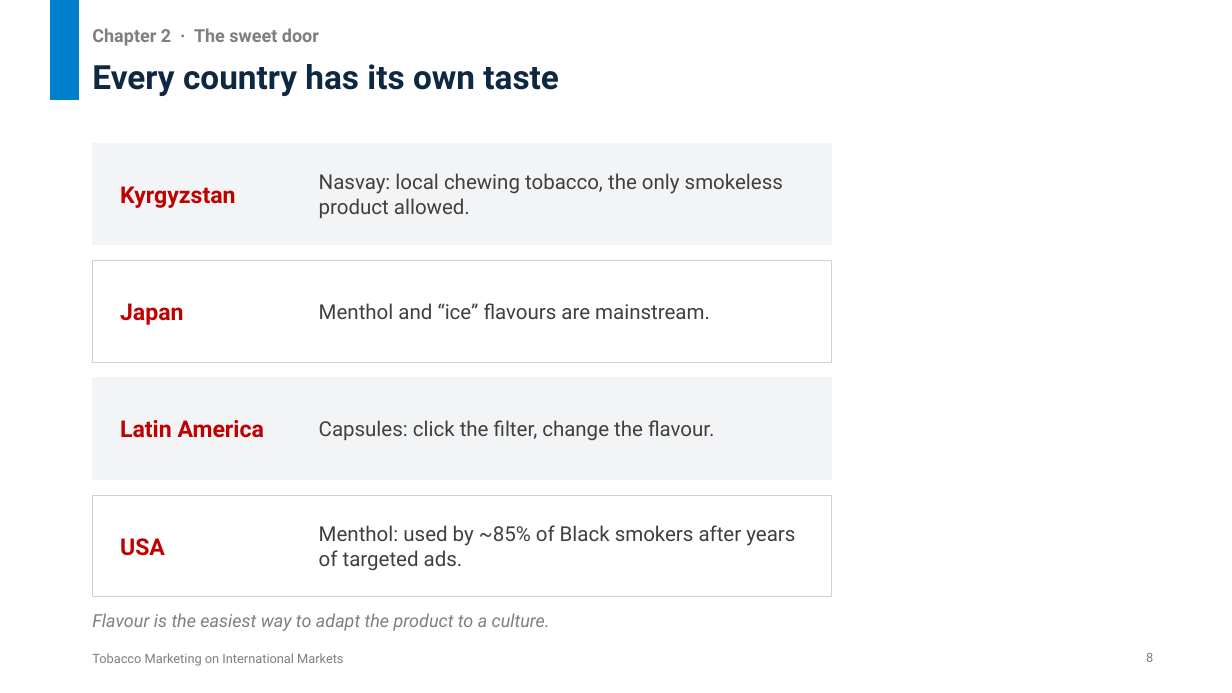
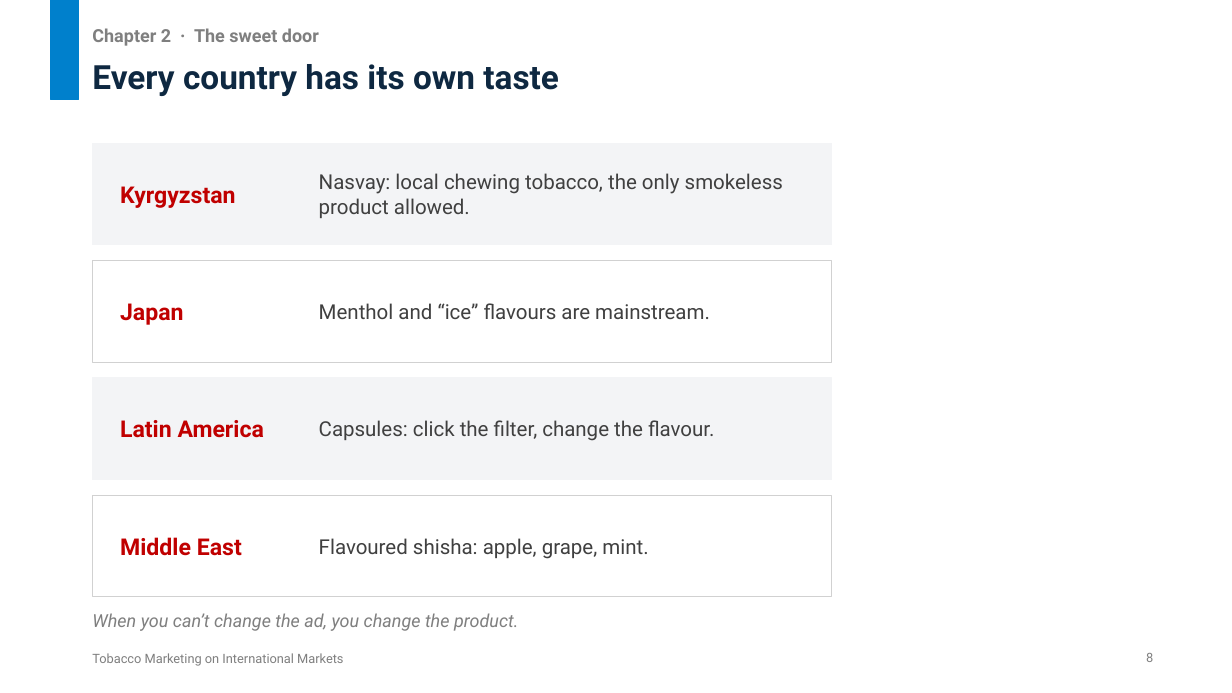
Before and after one commit to untitl333d/-frontend-slides, a slide deck: slide 8 of presentations/tobacco-marketing/Tobacco_Marketing_International_Markets.pptx. Drawn at 1232x693 pixels with LibreOffice and Linux fonts; fonts in the diff are those of the drawing. Boxes give left, top, right and bottom in pixels: in the first picture for what was removed or moved away, otherwise in the second. Text is boxed around its words. In the diff, an @@ line names an element or a change of style, - is before the commit and + after.

```diff
--- a/presentations/tobacco-marketing/Tobacco_Marketing_International_Markets.pptx
+++ b/presentations/tobacco-marketing/Tobacco_Marketing_International_Markets.pptx
@@ text at box(120, 537, 242, 556): text changed @@
-USA
+Middle East
@@ text at box(319, 538, 648, 559): text changed @@
-Menthol: used by ~85% of Black smokers after years of targeted ads.
+Flavoured shisha: apple, grape, mint.
@@ text at box(92, 613, 518, 631): text changed @@
-Flavour is the easiest way to adapt the product to a culture.
+When you can’t change the ad, you change the product.
```
Also in this commit, not shown: 8 other slides changed, 1 slide added, 1 slide removed, 2 other files.
